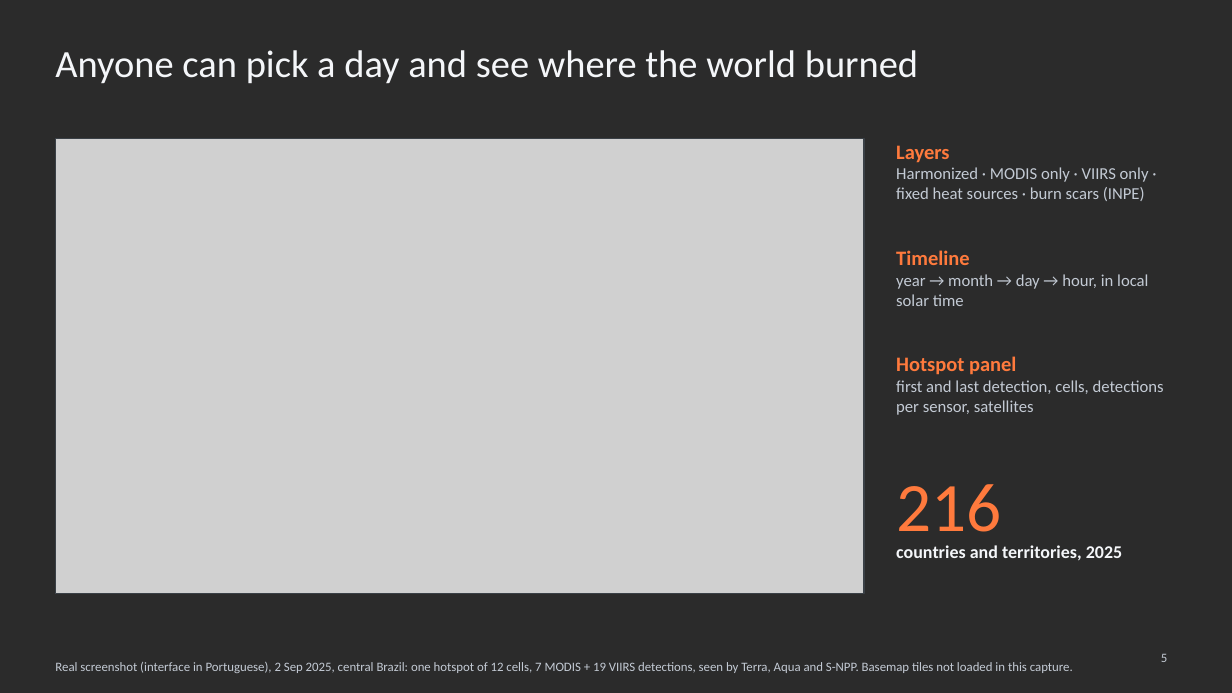
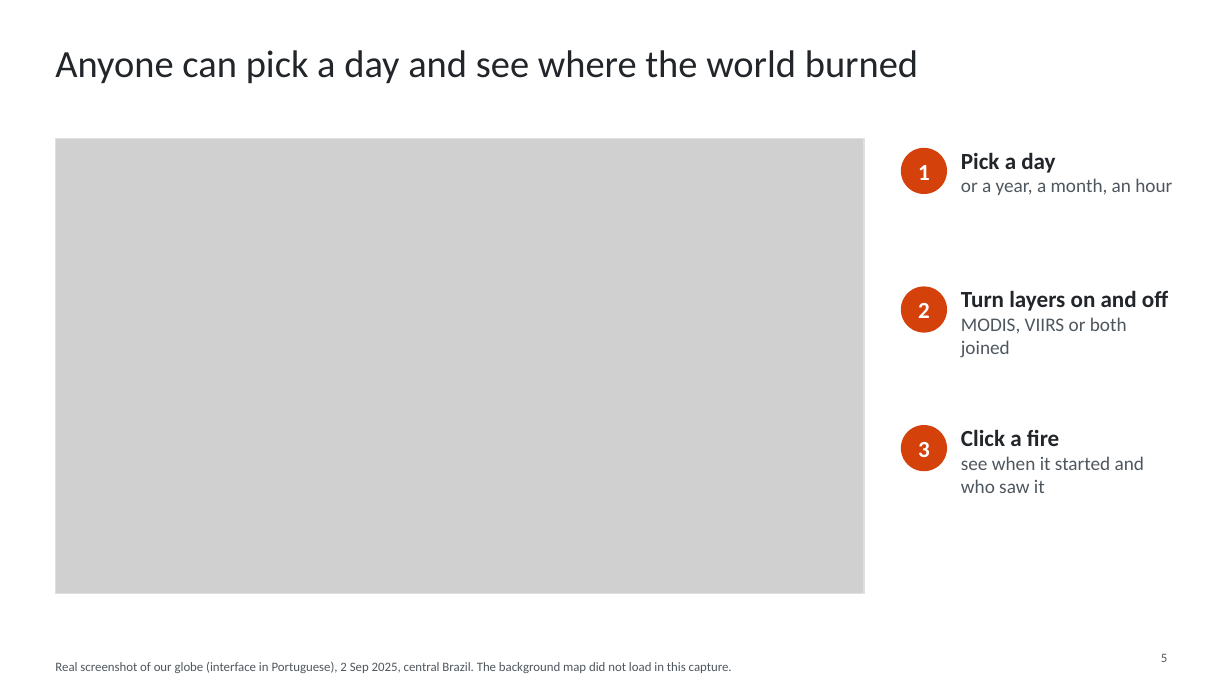
Before and after one commit to WednyFernandes/de-olho-no-fogo, a slide deck: slide 5 of public/apresentacao/de-olho-no-fogo-space-apps-2026-en.pptx. Drawn at 1232x693 pixels with LibreOffice and Linux fonts; fonts in the diff are those of the drawing; grey boxes stand for pictures; background and template pictures are left out; a plain dark background stands for a picture behind light text. Boxes give left, top, right and bottom in pixels: in the first picture for what was removed or moved away, otherwise in the second. Text is boxed around its words. In the diff, an @@ line names an element or a change of style, - is before the commit and + after.

```diff
--- a/public/apresentacao/de-olho-no-fogo-space-apps-2026-en.pptx
+++ b/public/apresentacao/de-olho-no-fogo-space-apps-2026-en.pptx
@@ background picture (left out) to #FFFFFF @@
@@ title "Anyone can pick a day ..." at bbox=[55, 50, 918, 84]: text colour #F4F6F9 to #22262A @@
@@ rectangle at bbox=[55, 139, 864, 593]: outline #3A4046 1 pt to #DCE1E5 1 pt @@
@@ text removed at bbox=[896, 145, 1149, 201] @@
-Layers
-Harmonized · MODIS only · VIIRS only · fixed heat sources · burn scars (INPE)
@@ ellipse added at bbox=[901, 148, 947, 194], fill #D4410B @@
@@ text added at bbox=[918, 165, 930, 180], 18 pt, text #FFFFFF, bold @@
+1
@@ text added at bbox=[961, 152, 1172, 195], 15 pt, text #4F575E @@
+Pick a day
+or a year, a month, an hour
@@ text removed at bbox=[896, 250, 1148, 306] @@
-Timeline
-year → month → day → hour, in local solar time
@@ ellipse added at bbox=[901, 287, 947, 333], fill #D4410B @@
@@ text added at bbox=[961, 290, 1168, 358], 15 pt, text #4F575E @@
+Turn layers on and off
+MODIS, VIIRS or both joined
@@ text added at bbox=[918, 303, 930, 318], 18 pt, text #FFFFFF, bold @@
+2
@@ text removed at bbox=[896, 356, 1164, 415] @@
-Hotspot panel
-first and last detection, cells, detections per sensor, satellites
@@ ellipse added at bbox=[901, 425, 947, 471], fill #D4410B @@
@@ text added at bbox=[918, 442, 930, 457], 18 pt, text #FFFFFF, bold @@
+3
@@ text added at bbox=[961, 429, 1144, 493], 15 pt, text #4F575E @@
+Click a fire
+see when it started and who saw it
@@ text removed at bbox=[896, 484, 1001, 548] @@
-216
@@ text removed at bbox=[896, 545, 1122, 560] @@
-countries and territories, 2025
@@ page number at bbox=[1161, 653, 1167, 662]: text colour #C3CAD4 to #4F575E @@
@@ text at bbox=[55, 662, 732, 673]: text changed; text colour #C3CAD4 to #4F575E @@
-Real screenshot (interface in Portuguese), 2 Sep 2025, central Brazil: one hotspot of 12 cells, 7 MODIS + 19 VIIRS detections, seen by Terra, Aqua and S-NPP. Basemap tiles not loaded in this capture.
+Real screenshot of our globe (interface in Portuguese), 2 Sep 2025, central Brazil. The background map did not load in this capture.
```
Also in this commit, not shown: 4 other slides changed, 2 slides added, 2 slides removed, 6 other files.
